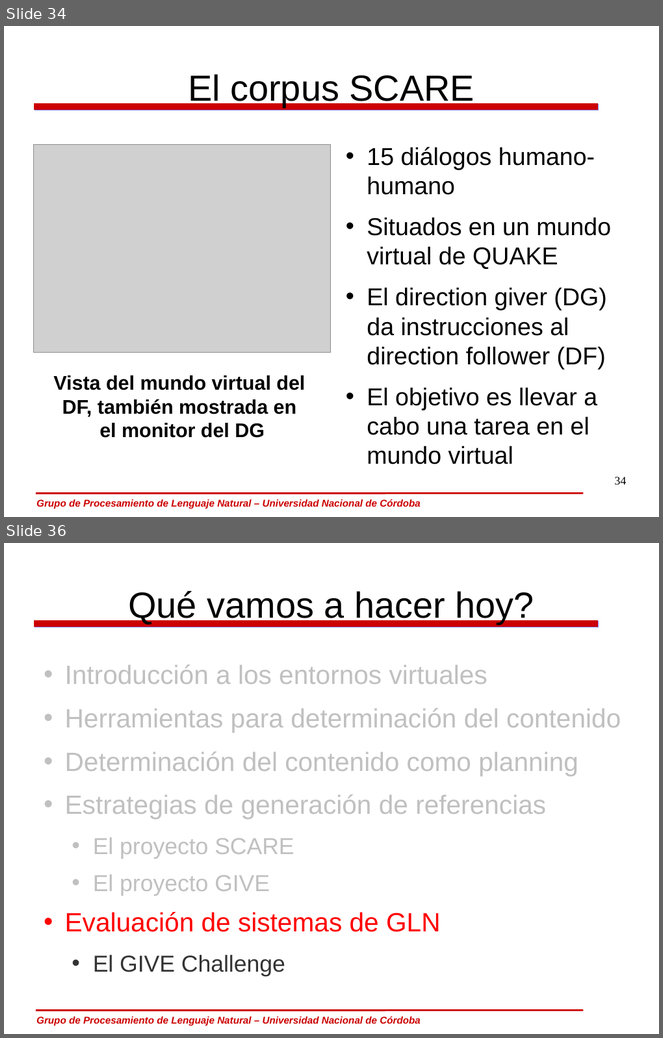
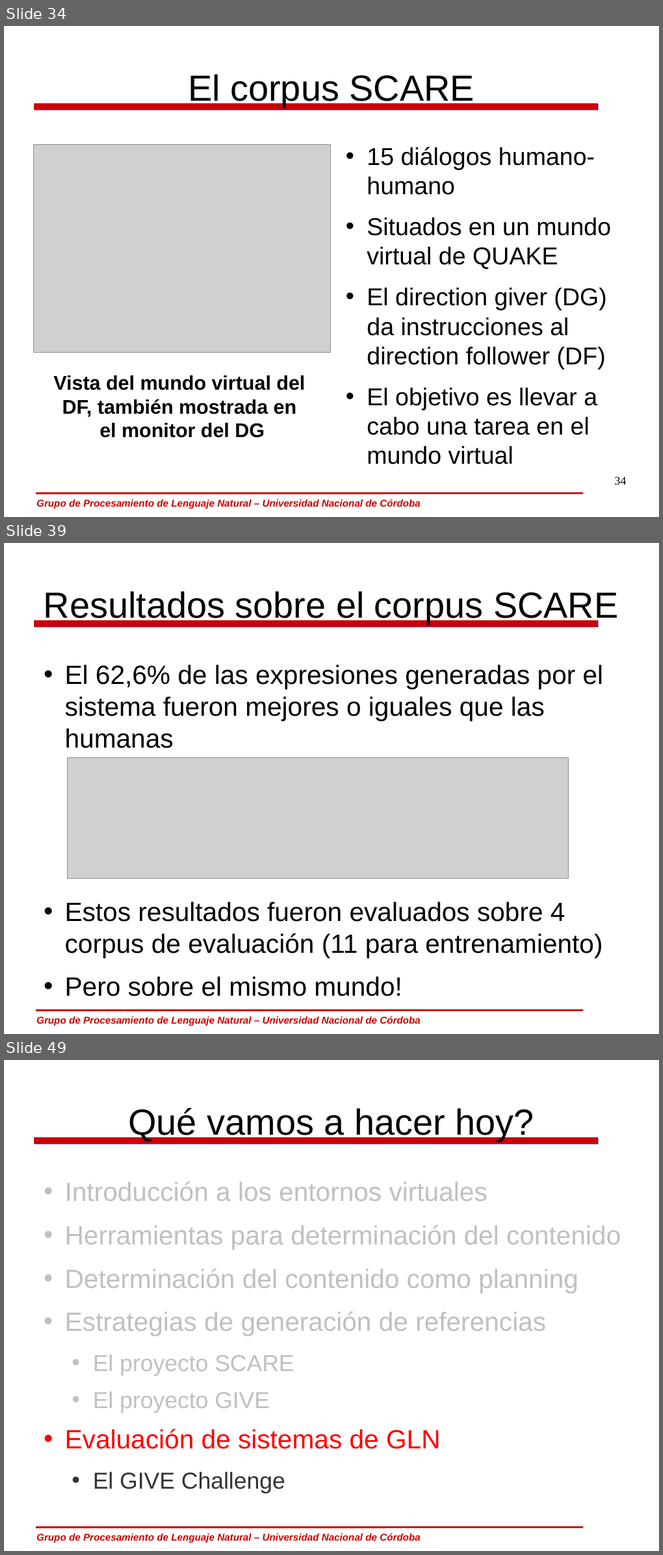
Before and after one commit to carlosareces/elic10, a slide deck: slides/dia5.odp. Shown one above the other, each under a label of ours: slides 34 and 36 before the commit, slides 34, 39 and 49 after it; the slides between them are not shown. The pictures are 663x1038 and 663x1555 pixels, drawn with LibreOffice and Linux fonts; fonts in the diff are those of the drawing; grey boxes stand for pictures; background and template pictures are left out. Boxes give left, top, right and bottom in pixels: in the first picture for what was removed or moved away, otherwise in the second. Text is boxed around its words. In the diff, an @@ line names an element or a change of style, - is before the commit and + after.

```diff
--- a/slides/dia5.odp
+++ b/slides/dia5.odp
@@ slide 39 added at (x1=4, y1=543, x2=659, y2=1034), background #FFFFFF; not listed: 3 template elements that a slide beside it also shows @@
@@ title added at (x1=44, y1=591, x2=618, y2=624), 44 pt, text #000000 @@
+Resultados sobre el corpus SCARE
@@ text added at (x1=65, y1=665, x2=604, y2=997), 32 pt, text #000000 @@
+• El 62,6% de las expresiones generadas por el sistema fueron mejores o iguales que las humanas
+• Estos resultados fueron evaluados sobre 4 corpus de evaluación (11 para entrenamiento)
+• Pero sobre el mismo mundo!
@@ picture added at (x1=67, y1=758, x2=569, y2=879) @@
@@ what was slide 36 is now slide 49 @@
```
Also in this commit, not shown: 2 slides changed, 17 other slides added, 1 slide removed.
